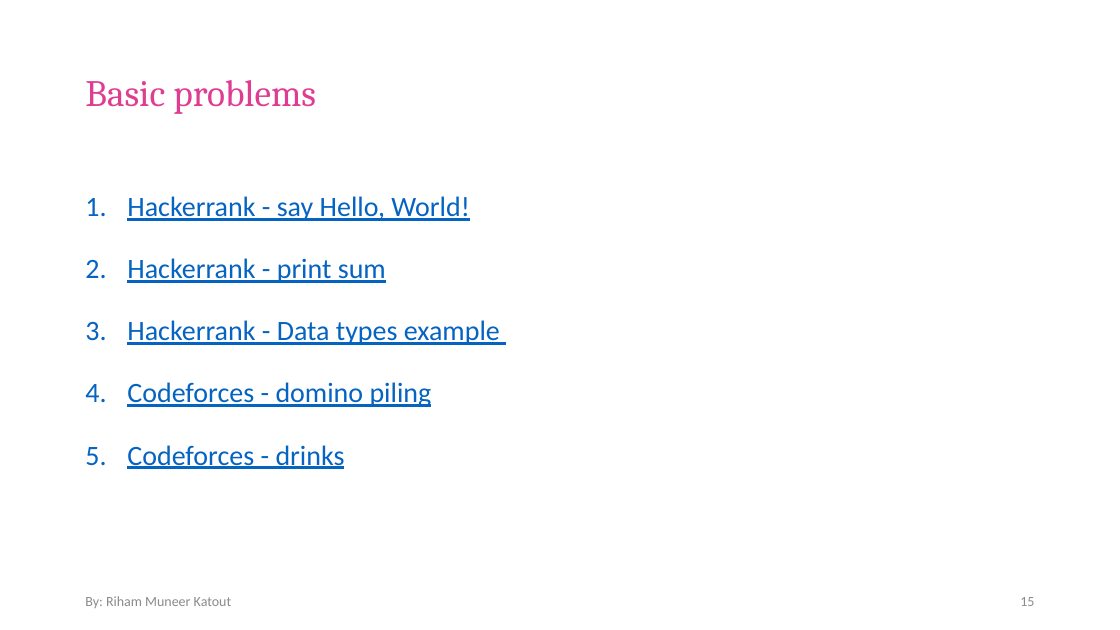
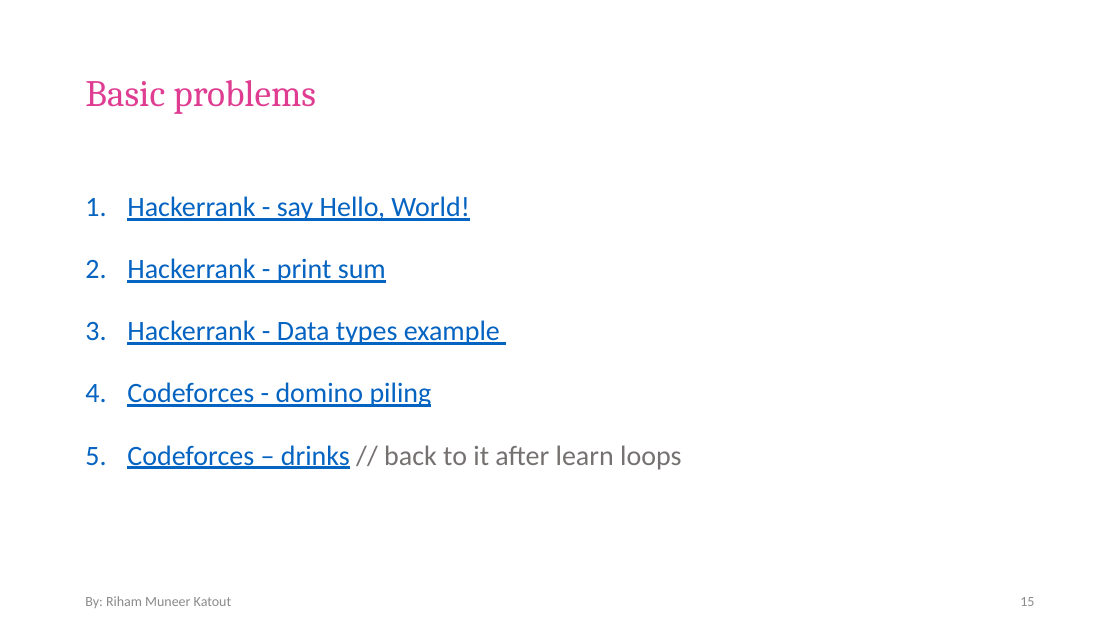
Before and after one commit to RihamKatout/Problem_Solving, a slide deck: slide 15 of Level 0/Basics of CP.pptx. Drawn at 1120x630 pixels with LibreOffice and Linux fonts; fonts in the diff are those of the drawing. Boxes give left, top, right and bottom in pixels: in the first picture for what was removed or moved away, otherwise in the second. Text is boxed around its words. In the diff, an @@ line names an element or a change of style, - is before the commit and + after.

```diff
--- a/Level 0/Basics of CP.pptx
+++ b/Level 0/Basics of CP.pptx
@@ text at [127,445,681,470]: text changed; text colour #0563C1 to #767171 @@
-5. Codeforces - drinks
+5. Codeforces – drinks // back to it after learn loops
```
Also in this commit, not shown: 2 other files.
